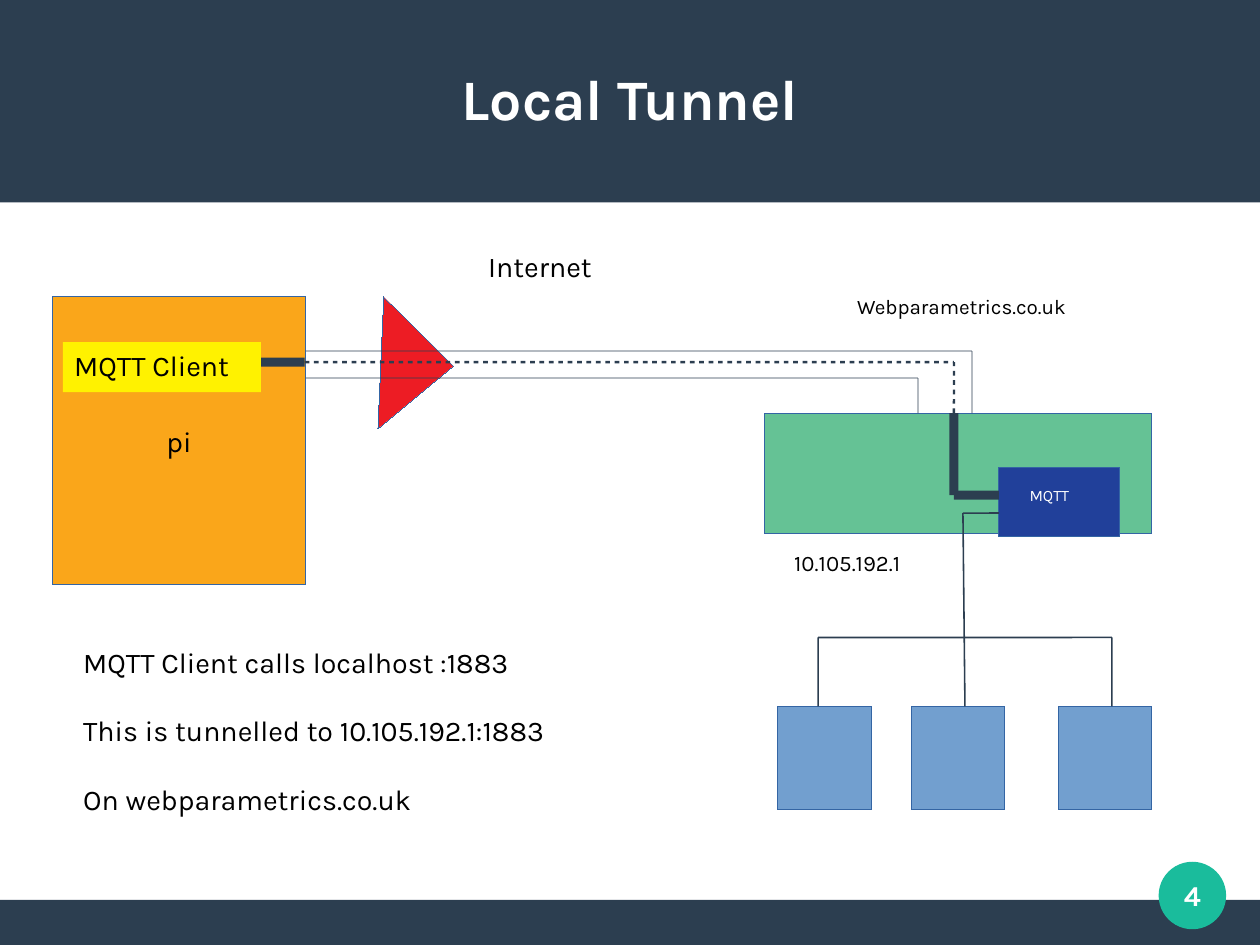
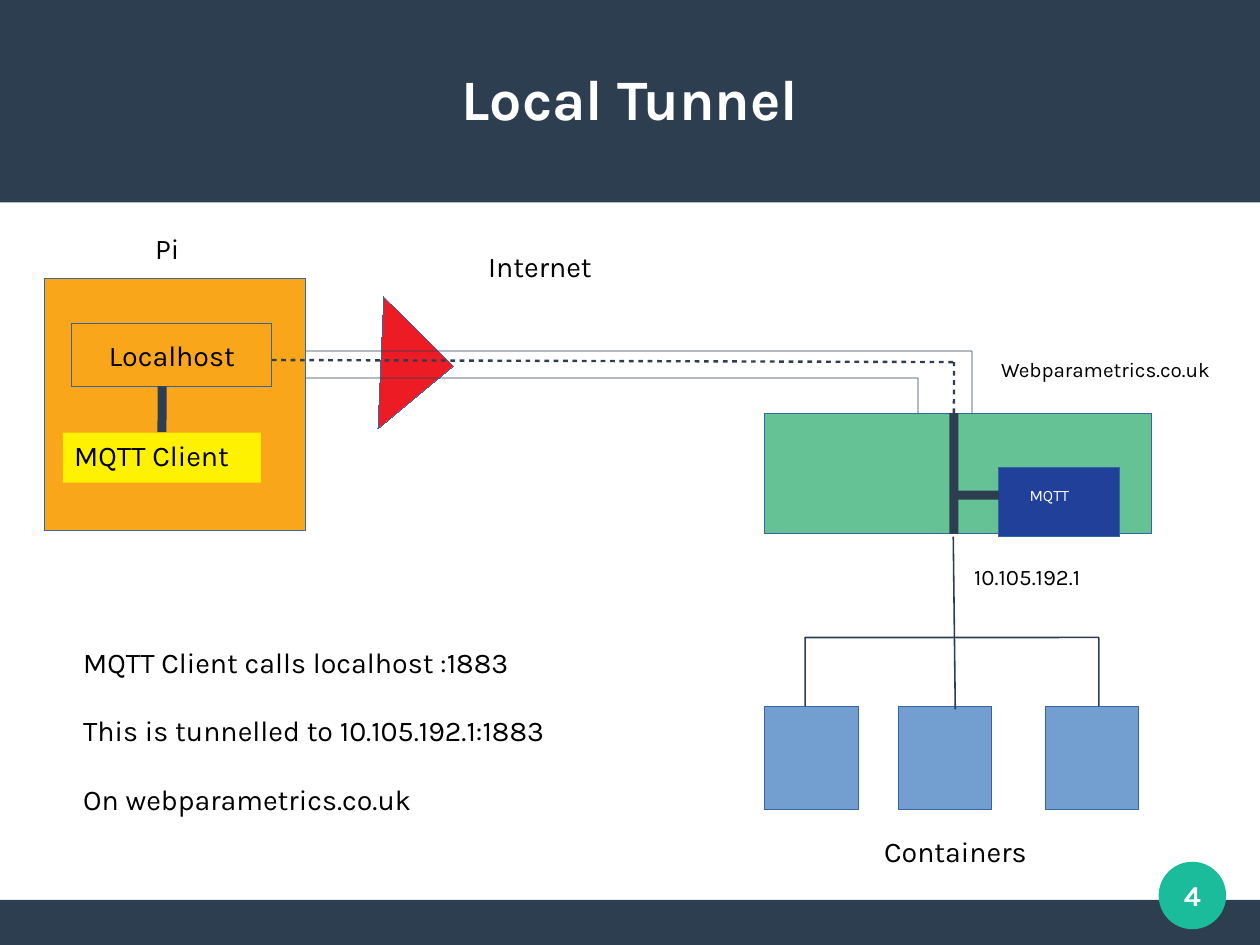
Before and after one commit to bernie-skipole/acremscope-pi, a slide deck: slide 4 of sshtunnel.odp. Drawn at 1260x945 pixels with LibreOffice and Linux fonts; fonts in the diff are those of the drawing. Boxes give left, top, right and bottom in pixels: in the first picture for what was removed or moved away, otherwise in the second. Text is boxed around its words. In the diff, an @@ line names an element or a change of style, - is before the commit and + after.

```diff
--- a/sshtunnel.odp
+++ b/sshtunnel.odp
@@ text "Pi": place and size @@
-text "Pi" at (53, 297, 306, 585)
+text "Pi" at (155, 239, 179, 259)
@@ text "Pi" at (155, 239, 179, 259): vertical alignment middle to top; fill #FAA61A to none; outline #3465A4 0 pt to none @@
@@ text at (155, 239, 179, 259): text changed @@
-pi
+Pi
@@ rectangle added at (45, 279, 305, 531), fill #FAA61A, outline #3465A4 0 pt @@
@@ rectangle added at (72, 324, 272, 386), fill #FAA61A, outline #3465A4 0 pt, 18 pt, text #000000 @@
+Localhost
@@ text "Webparametrics.co.uk": place and size @@
-text "Webparametrics.co.uk" at (857, 300, 1066, 319)
+text "Webparametrics.co.uk" at (1001, 363, 1210, 382)
@@ line added from (162, 432) to (162, 386), #2C3E50 5.67 pt @@
@@ line removed from (304, 362) to (233, 362) @@
@@ line moved from (304, 362) - (955, 362) to (272, 360) - (955, 362) @@
@@ line moved from (955, 413) - (955, 495) to (955, 413) - (955, 534) @@
@@ rectangle "MQTT Client": place and size @@
-rectangle "MQTT Client" at (63, 342, 261, 392)
+rectangle "MQTT Client" at (63, 432, 261, 483)
@@ line moved from (964, 513) - (965, 707) to (954, 537) - (956, 710) @@
@@ line removed from (964, 513) to (999, 513) @@
@@ text "10.105.192.1": place and size @@
-text "10.105.192.1" at (794, 556, 900, 572)
+text "10.105.192.1" at (974, 570, 1080, 586)
@@ 3 rectangles, 3 lines: place and size @@
-3 rectangles, 3 lines at (779, 638, 1153, 811)
+3 rectangles, 3 lines at (765, 638, 1140, 811)
@@ text added at (884, 842, 1027, 863), 18 pt, text #000000 @@
+Containers
```
Also in this commit, not shown: 8 other slides changed.
